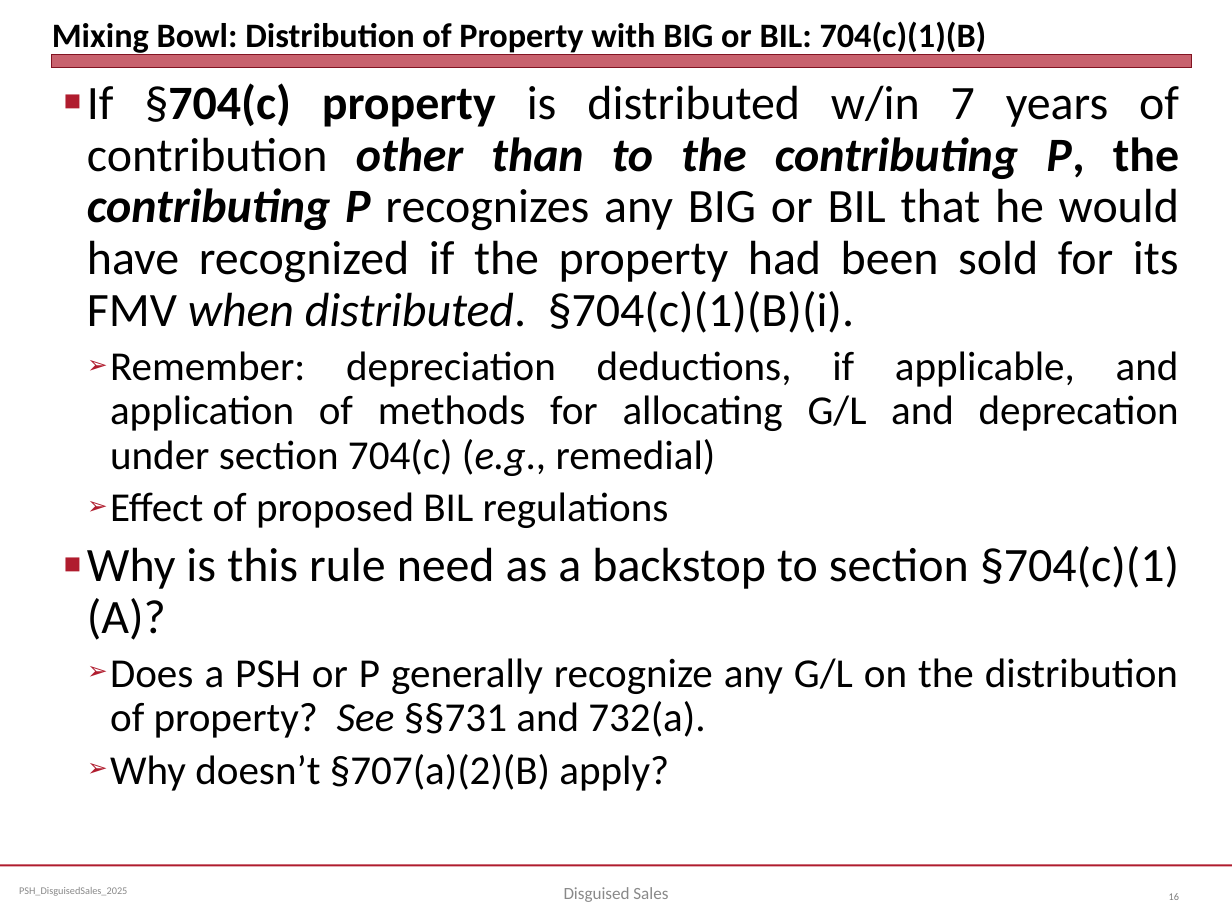
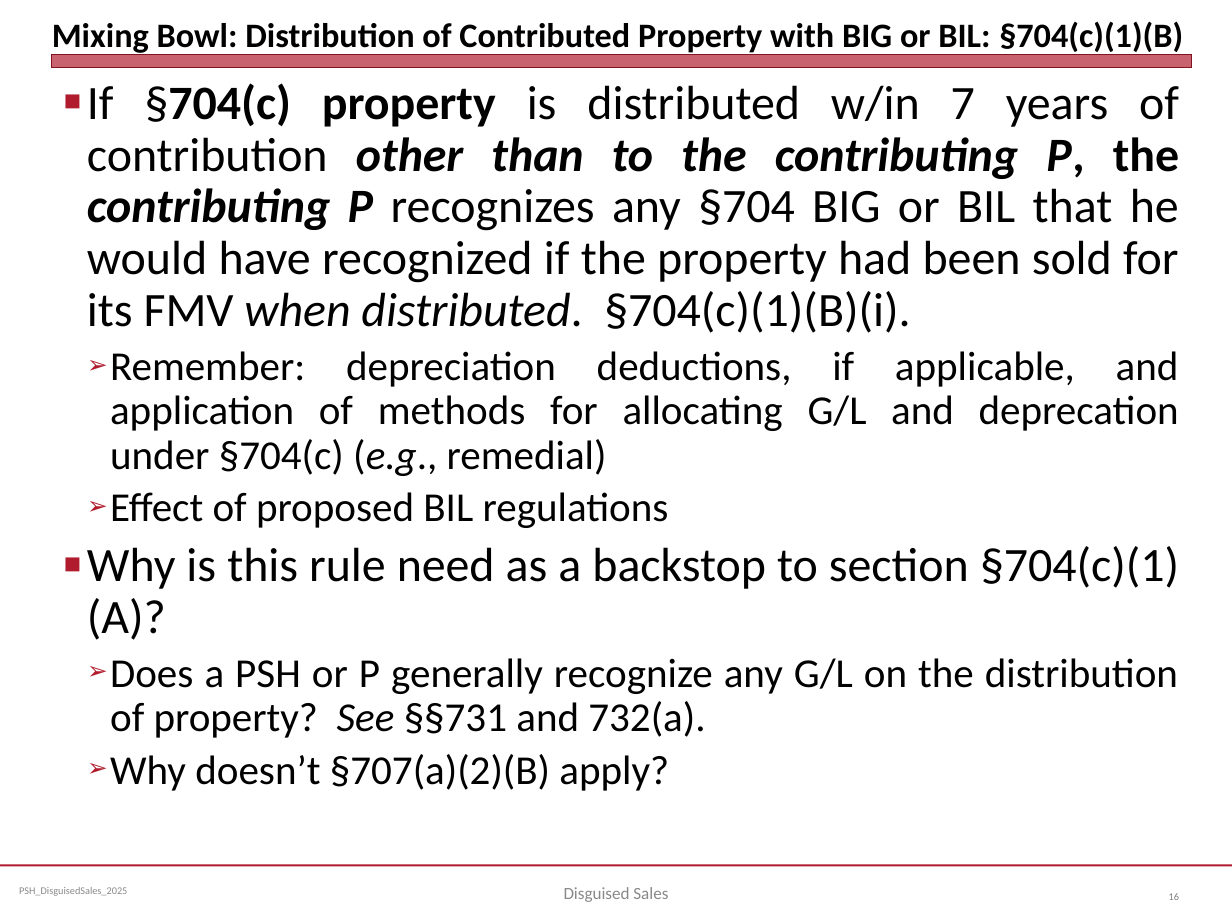
Before and after one commit to jmc877/Partnership-Tax, a slide deck: slide 16 of slides/PSH_DisguisedSales_2025.pptx. Drawn at 1232x924 pixels with LibreOffice and Linux fonts; fonts in the diff are those of the drawing. Boxes give left, top, right and bottom in pixels: in the first picture for what was removed or moved away, otherwise in the second. Text is boxed around its words. In the diff, an @@ line names an element or a change of style, - is before the commit and + after.

```diff
--- a/slides/PSH_DisguisedSales_2025.pptx
+++ b/slides/PSH_DisguisedSales_2025.pptx
@@ title at box(52, 21, 1183, 56): text changed @@
-Mixing Bowl: Distribution of Property with BIG or BIL: 704(c)(1)(B)
+Mixing Bowl: Distribution of Contributed Property with BIG or BIL: §704(c)(1)(B)
@@ text at box(87, 83, 1179, 476): text changed @@
-■ If §704(c) property is distributed w/in 7 years of contribution other than to the contributing P, the contributing P recognizes any BIG or BIL that he would have recognized if the property had been sold for its FMV when distributed. §704(c)(1)(B)(i).
-  ➢ Remember: depreciation deductions, if applicable, and application of methods for allocating G/L and deprecation under section 704(c) (e.g., remedial)
+■ If §704(c) property is distributed w/in 7 years of contribution other than to the contributing P, the contributing P recognizes any §704 BIG or BIL that he would have recognized if the property had been sold for its FMV when distributed. §704(c)(1)(B)(i).
+  ➢ Remember: depreciation deductions, if applicable, and application of methods for allocating G/L and deprecation under §704(c) (e.g., remedial)
```
Also in this commit, not shown: 5 other slides changed.
